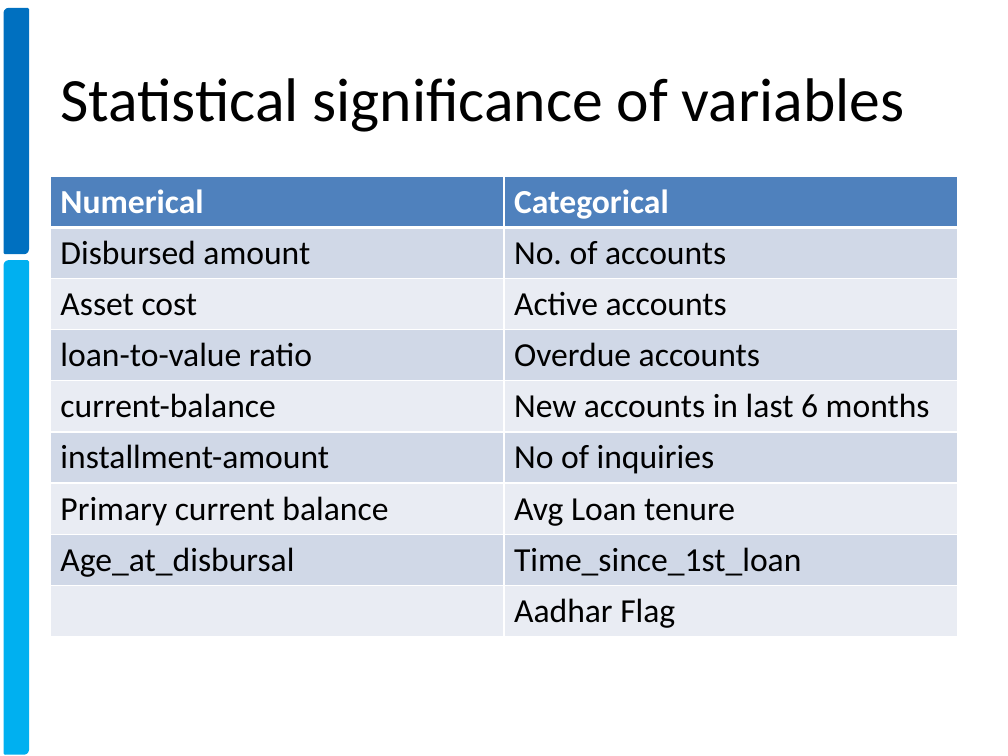
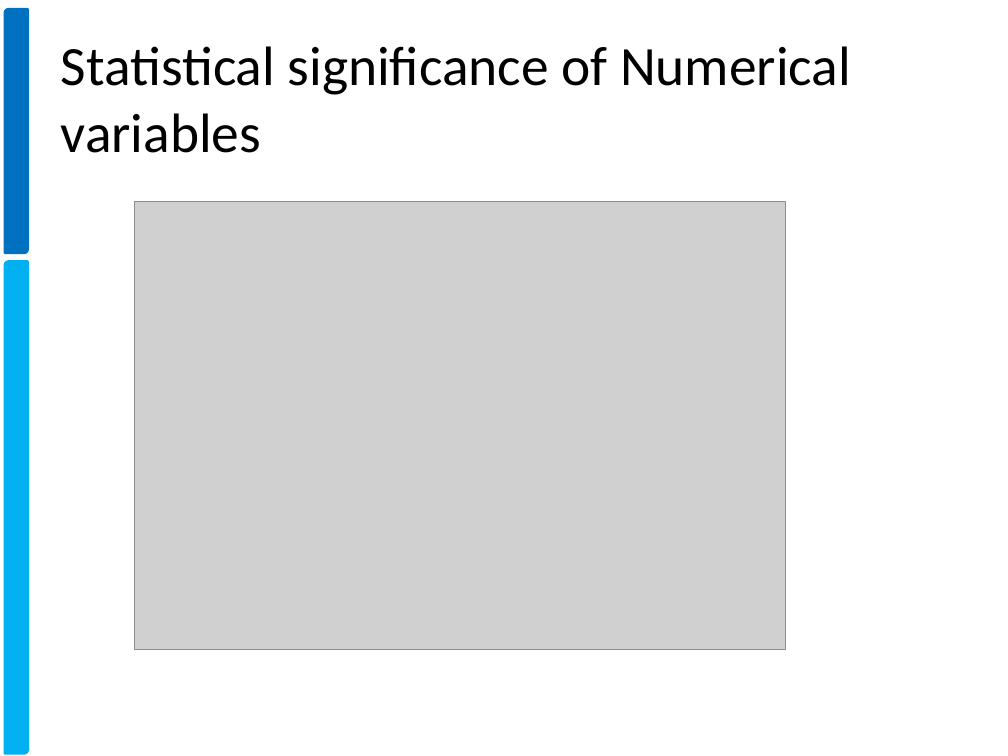
Before and after one commit to xavierigneous/Vehicle-Loan-Default-Prediction, a slide deck: slide 9 of Pravin Kumar/Vehicle Loan Default Prediction.pptx (slide 11 before the commit). Drawn at 1008x756 pixels with LibreOffice and Linux fonts; fonts in the diff are those of the drawing; grey boxes stand for pictures; background and template pictures are left out. Boxes give left, top, right and bottom in pixels: in the first picture for what was removed or moved away, otherwise in the second. Text is boxed around its words. In the diff, an @@ line names an element or a change of style, - is before the commit and + after.

```diff
--- a/Pravin Kumar/Vehicle Loan Default Prediction.pptx
+++ b/Pravin Kumar/Vehicle Loan Default Prediction.pptx
@@ title at (61, 46, 851, 153): text changed; size 44 to 39.6 pt @@
-Statistical significance of variables
+Statistical significance of Numerical variables
@@ table removed at (50, 176, 958, 632), 9 rows, 2 columns @@
-Numerical | Categorical
-Disbursed amount | No. of accounts
-Asset cost | Active accounts
-loan-to-value ratio | Overdue accounts
-current-balance | New accounts in last 6 months
-installment-amount | No of inquiries
-Primary current balance | Avg Loan tenure
-Age_at_disbursal | Time_since_1st_loan
- | Aadhar Flag
@@ picture added at (134, 202, 785, 650) @@
```
Also in this commit, not shown: 6 other slides changed, 8 slides added, 5 slides removed, 3 other files.
